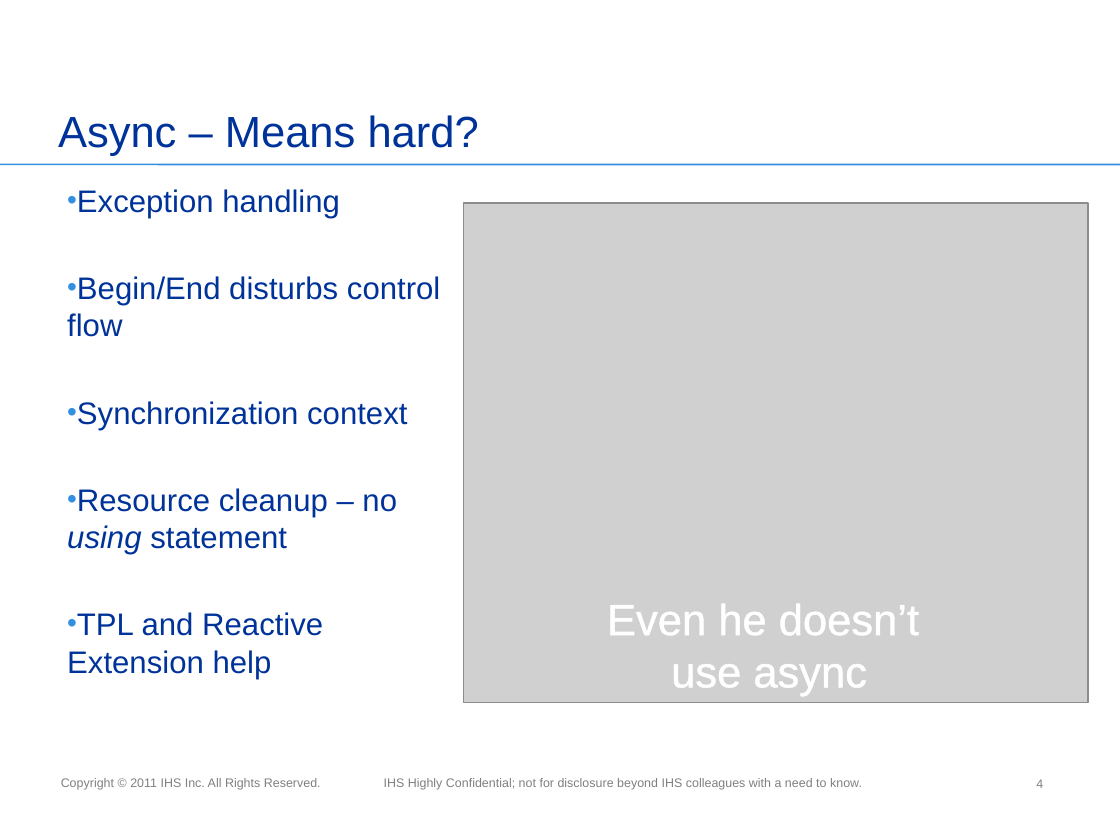
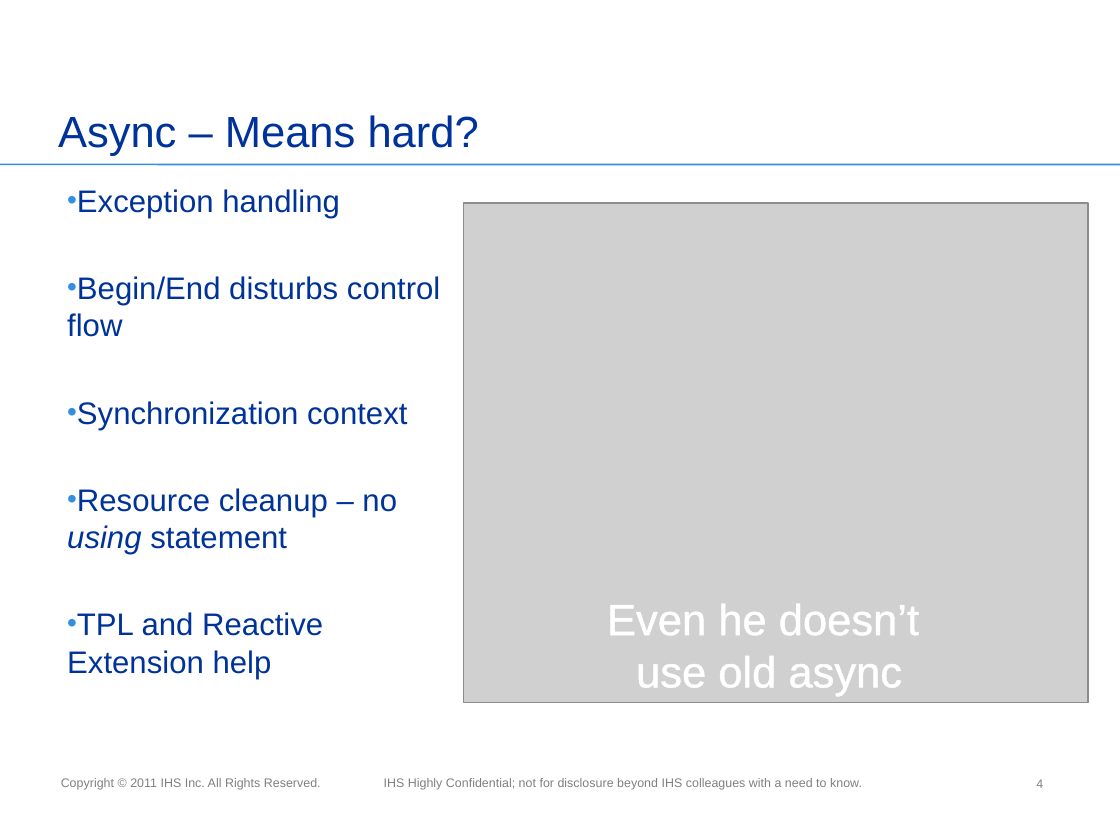
Before and after one commit to miensol/conference2012, a slide deck: slide 4 of C# 5.pptx. Drawn at 1120x840 pixels with LibreOffice and Linux fonts; fonts in the diff are those of the drawing; grey boxes stand for pictures; background and template pictures are left out. Boxes give left, top, right and bottom in pixels: in the first picture for what was removed or moved away, otherwise in the second. Text is boxed around its words. In the diff, an @@ line names an element or a change of style, - is before the commit and + after.

Commit message:
changed TPL async example to use FromAsync constructor

```diff
--- a/C# 5.pptx
+++ b/C# 5.pptx
@@ text at bbox=[636, 656, 902, 696]: text changed @@
-use async
+use old async
```
Also in this commit, not shown: 2 other files.
